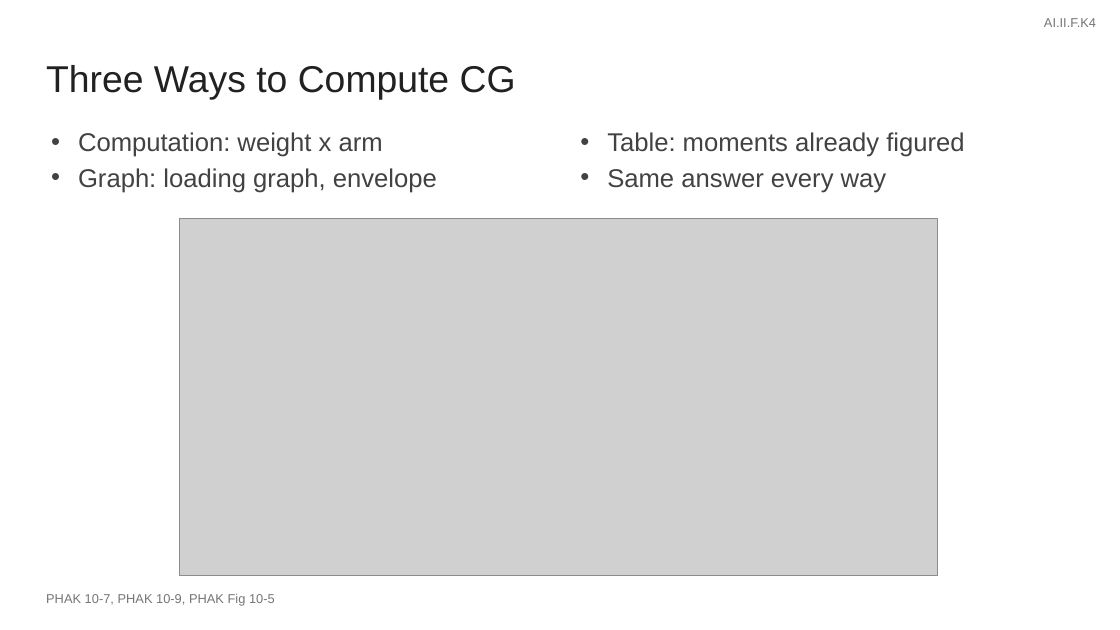
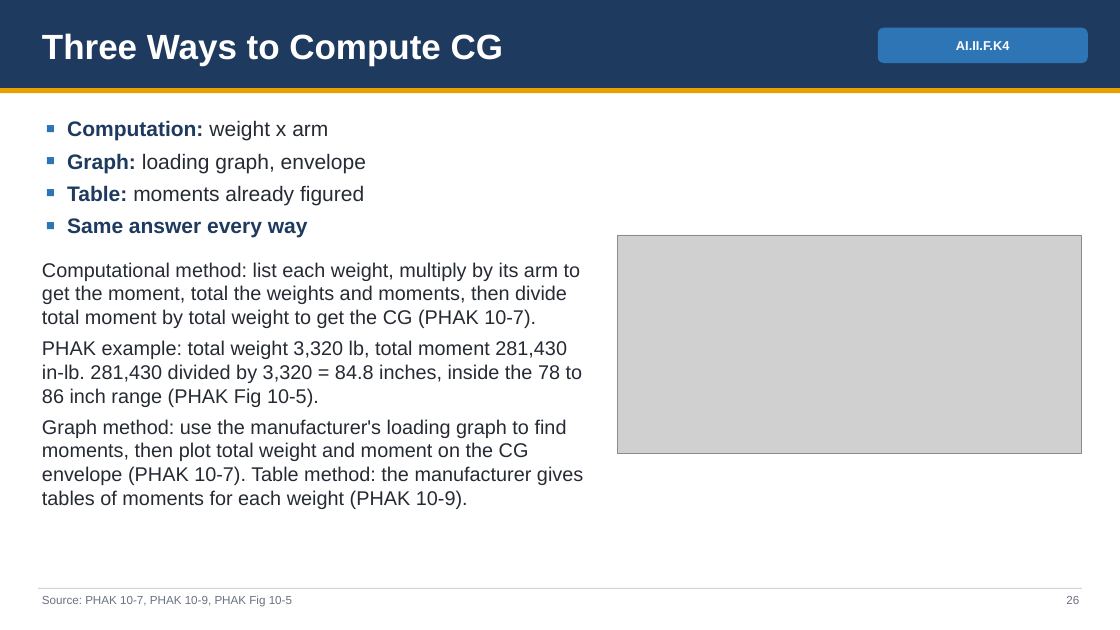
Before and after one commit to greenleeezekial1-glitch/Claude, a slide deck: slide 26 of Area II - Technical Subject Areas/II.F Performance and Limitations - Slides.pptx (slide 23 before the commit). Drawn at 1120x630 pixels with LibreOffice and Linux fonts; fonts in the diff are those of the drawing; grey boxes stand for pictures. Boxes give left, top, right and bottom in pixels: in the first picture for what was removed or moved away, otherwise in the second. Text is boxed around its words. In the diff, an @@ line names an element or a change of style, - is before the commit and + after.

```diff
--- a/Area II - Technical Subject Areas/II.F Performance and Limitations - Slides.pptx
+++ b/Area II - Technical Subject Areas/II.F Performance and Limitations - Slides.pptx
@@ rectangle added at [0, 0, 1120, 88], fill #1F3A5F @@
@@ text "Three Ways to Compute CG": place and size @@
-text "Three Ways to Compute CG" at [46, 65, 516, 100]
+text "Three Ways to Compute CG" at [42, 33, 503, 66]
@@ text "Three Ways to Compute CG" at [42, 33, 503, 66]: size 32 to 30 pt, text colour #212121 to #FFFFFF, bold on; less space between paragraphs @@
@@ rounded rectangle "AI.II.F.K4": place and size @@
-rounded rectangle "AI.II.F.K4" at [1044, 18, 1096, 27]
+rounded rectangle "AI.II.F.K4" at [878, 28, 1088, 63]
@@ rounded rectangle "AI.II.F.K4" at [878, 28, 1088, 63]: text colour #757575 to #FFFFFF, bold on; alignment right to centre; less space between paragraphs; vertical alignment top to middle; fill none to #2E75B6 @@
@@ rectangle added at [0, 88, 1120, 93], fill #E8A200 @@
@@ text added at [42, 120, 583, 509], 17 pt, text #262B33 @@
+■ Computation: weight x arm
+■ Graph: loading graph, envelope
+■ Table: moments already figured
+■ Same answer every way
+Computational method: list each weight, multiply by its arm to get the moment, total the weights and moments, then divide total moment by total weight to get the CG (PHAK 10-7).
+PHAK example: total weight 3,320 lb, total moment 281,430 in-lb. 281,430 divided by 3,320 = 84.8 inches, inside the 78 to 86 inch range (PHAK Fig 10-5).
+Graph method: use the manufacturer's loading graph to find moments, then plot total weight and moment on the CG envelope (PHAK 10-7). Table method: the manufacturer gives tables of moments for each weight (PHAK 10-9).
@@ text removed at [78, 132, 437, 193] @@
-• Computation: weight x arm
-• Graph: loading graph, envelope
@@ text removed at [607, 132, 964, 193] @@
-• Table: moments already figured
-• Same answer every way
@@ picture: place and size @@
-picture at [180, 218, 938, 576]
+picture at [618, 235, 1082, 454]
@@ rectangle added at [38, 588, 1082, 589], fill #D0D5DD @@
@@ text at [42, 595, 292, 607]: text changed; size 11 to 10 pt; text colour #757575 to #6B7280 @@
-PHAK 10-7, PHAK 10-9, PHAK Fig 10-5
+Source: PHAK 10-7, PHAK 10-9, PHAK Fig 10-5
@@ text added at [1066, 596, 1079, 604], 10 pt, text #6B7280 @@
+26
```
Also in this commit, not shown: 41 other slides changed, 8 slides added, 12 other files.
